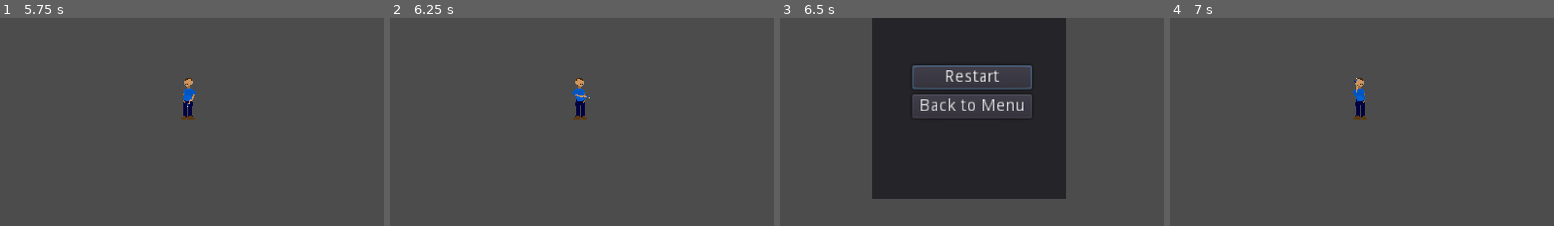
Above: before the commit, frames 1-4 (left to right).
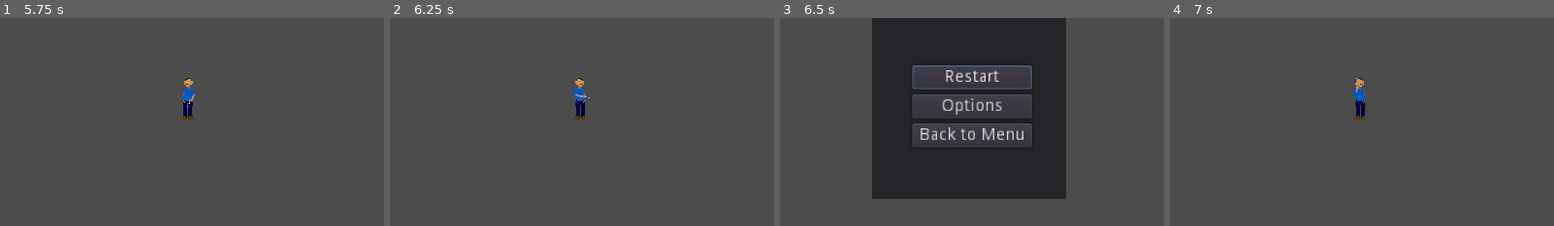
Above: after the commit, the same moments.

Repository: LuizzDutra/Remorse-of-Blue-Pen
Game: Godot game, scene res://Base.tscn
Same seed, same stepped clock (60 frames per second), same inputs: the game is played once before the commit and once after it.
Inputs (mouse positions are % of the whole screen's width and height, from its top left):
- Up to frame 1 (5.75 s): click "Options" at 0.5 s; click "Return" at 1.25 s; click "Start" at 2 s; tap Enter at 2.75, 5 s; move the mouse to (73, 47) at 2.77 s; hold Shift (dash) 2.78-3.53 s; hold D (move_right) 2.78-4.28 s; tap W (jump) at 3.02, 3.77, 5.27 s; move the mouse to (30, 58) at 3.52 s; tap E (interact) at 3.6 s; tap Space at 4.25 s; move the mouse to (61, 29) at 4.27 s; hold A (move_left) 4.28-5.03 s; click (61, 29) at 4.35 s; move the mouse to (45, 73) at 5.02 s; hold D (move_right) from 5.03 s (still down); tap Shift (dash) at 5.1 s
- Up to frame 2 (6.25 s): keep holding D (move_right); tap Space at 5.75 s; move the mouse to (81, 68) at 5.77 s; tap E (interact) at 5.85 s; tap W (jump) at 6.02 s
- Up to frame 3 (6.5 s): keep holding D (move_right); tap Escape (ui_cancel) at 6.4 s
- Up to frame 4 (7 s): release D (move_right) at 6.5 s; click "Restart" at 6.5 s
The pictures show only the part of the screen within x 26-76%, y 31-81%; the shares and areas given below are measured in that part.

Frames 1-2 are identical in both runs. In frame 3, 3.3% of the frame differs, in the area x 34-66%, y 38-62%; in frame 4, nothing differs.

Commit message:
options menu in game

Diff:
--- a/Scenes/Game.tscn
+++ b/Scenes/Game.tscn
@@ -1,8 +1,9 @@
-[gd_scene load_steps=4 format=2]
+[gd_scene load_steps=5 format=2]
 
 [ext_resource path="res://Scenes/Levels/Hub.tscn" type="PackedScene" id=1]
 [ext_resource path="res://Scenes/GameMenu.tscn" type="PackedScene" id=2]
 [ext_resource path="res://Scripts/Game.gd" type="Script" id=3]
+[ext_resource path="res://Scenes/Options.tscn" type="PackedScene" id=4]
 
 [node name="Game" type="Node"]
 script = ExtResource( 3 )
@@ -14,6 +15,11 @@
 
 [node name="GameMenu" parent="CanvasLayer" instance=ExtResource( 2 )]
 
+[node name="Options" parent="CanvasLayer" instance=ExtResource( 4 )]
+visible = false
+
 [connection signal="level_entered" from="Hub" to="." method="_on_Hub_level_entered"]
 [connection signal="reset" from="Hub" to="." method="_on_reset"]
+[connection signal="options" from="CanvasLayer/GameMenu" to="." method="_on_GameMenu_options"]
 [connection signal="restart" from="CanvasLayer/GameMenu" to="." method="_on_GameMenu_restart"]
+[connection signal="options_return" from="CanvasLayer/Options" to="." method="_on_Options_options_return"]
--- a/Scenes/GameMenu.tscn
+++ b/Scenes/GameMenu.tscn
@@ -38,21 +38,29 @@
 margin_right = 99.0
 margin_bottom = 20.0
 focus_neighbour_top = NodePath("../BackToMenu")
-focus_neighbour_bottom = NodePath("../BackToHub")
+focus_neighbour_bottom = NodePath("../OptionsButton")
 text = "Restart"
 
-[node name="BackToHub" type="Button" parent="GridContainer"]
+[node name="OptionsButton" type="Button" parent="GridContainer"]
 margin_top = 24.0
 margin_right = 99.0
 margin_bottom = 44.0
 focus_neighbour_top = NodePath("../Restart")
+focus_neighbour_bottom = NodePath("../BackToHub")
+text = "Options"
+
+[node name="BackToHub" type="Button" parent="GridContainer"]
+margin_top = 48.0
+margin_right = 99.0
+margin_bottom = 68.0
+focus_neighbour_top = NodePath("../OptionsButton")
 focus_neighbour_bottom = NodePath("../BackToMenu")
 text = "Back to Hub"
 
 [node name="BackToMenu" type="Button" parent="GridContainer"]
-margin_top = 48.0
+margin_top = 72.0
 margin_right = 99.0
-margin_bottom = 68.0
+margin_bottom = 92.0
 focus_neighbour_top = NodePath("../BackToHub")
 focus_neighbour_bottom = NodePath("../Restart")
 text = "Back to Menu"
@@ -60,6 +68,9 @@
 [connection signal="focus_entered" from="GridContainer/Restart" to="." method="_on_Restart_focus_entered"]
 [connection signal="mouse_entered" from="GridContainer/Restart" to="." method="_on_Restart_mouse_entered"]
 [connection signal="pressed" from="GridContainer/Restart" to="." method="_on_Restart_pressed"]
+[connection signal="focus_entered" from="GridContainer/OptionsButton" to="." method="_on_OptionsButton_focus_entered"]
+[connection signal="mouse_entered" from="GridContainer/OptionsButton" to="." method="_on_OptionsButton_mouse_entered"]
+[connection signal="pressed" from="GridContainer/OptionsButton" to="." method="_on_OptionsButton_pressed"]
 [connection signal="focus_entered" from="GridContainer/BackToHub" to="." method="_on_BackToHub_focus_entered"]
 [connection signal="mouse_entered" from="GridContainer/BackToHub" to="." method="_on_BackToHub_mouse_entered"]
 [connection signal="pressed" from="GridContainer/BackToHub" to="." method="_on_BackToHub_pressed"]
--- a/Scenes/Options.tscn
+++ b/Scenes/Options.tscn
@@ -3,6 +3,7 @@
 [ext_resource path="res://Scripts/Options.gd" type="Script" id=1]
 
 [node name="Options" type="Control"]
+pause_mode = 2
 anchor_right = 1.0
 anchor_bottom = 1.0
 mouse_filter = 2
--- a/Scripts/Game.gd
+++ b/Scripts/Game.gd
@@ -37,3 +37,18 @@
 
 func _on_reset():
 	_on_GameMenu_restart()
+
+
+func _on_GameMenu_options():
+	get_tree().paused = true
+	$CanvasLayer/GameMenu.visible = false
+	$CanvasLayer/Options.visible = true
+
+
+func _on_Options_options_return():
+	get_tree().paused = true
+	if has_node("Hub"):
+		menu.set_visibility(true, false)
+	else:
+		menu.set_visibility(true, true)
+	$CanvasLayer/Options.visible = false
--- a/Scripts/GameMenu.gd
+++ b/Scripts/GameMenu.gd
@@ -3,6 +3,7 @@
 onready var button_sound = get_node("/root/ButtonSound")
 
 signal restart
+signal options
 
 func set_visibility(vis:bool, in_level: bool):
 	visible = vis
@@ -10,12 +11,12 @@
 		$GridContainer/Restart.grab_focus()
 
 	if in_level:
-		$GridContainer/Restart.focus_neighbour_bottom = "../BackToHub"
+		$GridContainer/OptionsButton.focus_neighbour_bottom = "../BackToHub"
 		$GridContainer/BackToMenu.focus_neighbour_top = "../BackToHub"
 		$GridContainer/BackToHub.visible = true
 	else:
-		$GridContainer/Restart.focus_neighbour_bottom = "../BackToMenu"
-		$GridContainer/BackToMenu.focus_neighbour_top = "../Restart"
+		$GridContainer/OptionsButton.focus_neighbour_bottom = "../BackToMenu"
+		$GridContainer/BackToMenu.focus_neighbour_top = "../OptionsButton"
 		$GridContainer/BackToHub.visible = false
 
 func _input(event):
@@ -35,6 +36,17 @@
 	button_sound.load_and_play(button_sound.press_sound)
 	get_tree().paused = false
 	get_tree().change_scene("res://Scenes/Game.tscn")
+
+
+func _on_Restart_pressed():
+	button_sound.load_and_play(button_sound.press_sound)
+	visible = false
+	get_tree().paused = false
+	emit_signal("restart")
+
+func _on_OptionsButton_pressed():
+	button_sound.load_and_play(button_sound.press_sound)
+	emit_signal("options")
 
 
 func _on_BackToHub_focus_entered():
@@ -61,8 +73,9 @@
 	button_sound.load_and_play(button_sound.hover_sound)
 
 
-func _on_Restart_pressed():
-	button_sound.load_and_play(button_sound.press_sound)
-	visible = false
-	get_tree().paused = false
-	emit_signal("restart")
+
+func _on_OptionsButton_focus_entered():
+	button_sound.load_and_play(button_sound.hover_sound)
+
+func _on_OptionsButton_mouse_entered():
+	button_sound.load_and_play(button_sound.hover_sound)
--- a/Scripts/Options.gd
+++ b/Scripts/Options.gd
@@ -10,6 +10,12 @@
 	$GridContainer/MusicSlider.value = db2linear(AudioServer.get_bus_volume_db(1))
 	$GridContainer/SFXSlider.value = db2linear(AudioServer.get_bus_volume_db(2))
 	$GridContainer/FullScreenBox.pressed = OS.window_fullscreen
+
+func _input(event):
+	if event.is_action("ui_cancel"):
+		if event.is_pressed() and visible:
+			emit_signal("options_return")
+			get_tree().set_input_as_handled()
 
 func _on_ReturnButton_pressed():
 	sound_button.load_and_play(sound_button.press_sound)
